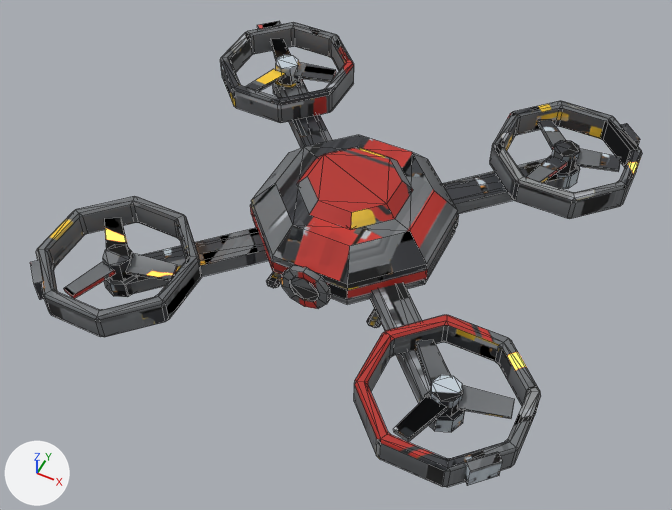
The FBX model Tools/ModelFactory/R4SixStyles1/models/06_R41ModularTech/FlyingDrone/FlyingDrone.fbx, before and after one commit.
The view is the same before and after, from a camera (50 mm lens) standing at (0.242, -0.52, 0.646) and looking at (-0.004, -0.028, 0.031). The axes (+X, +Y, +Z) are drawn at lower left. The lights are the same throughout. The first picture is the older version. Mesh edges are drawn as thin lines. Where no turn or scale is listed for an object, it has been applied to the vertices.

The first picture shows 'FlyingDrone_Body', 'FlyingDrone_Rotor_1', 'FlyingDrone_Rotor_2', 'FlyingDrone_Rotor_3', 'FlyingDrone_Rotor_4'.
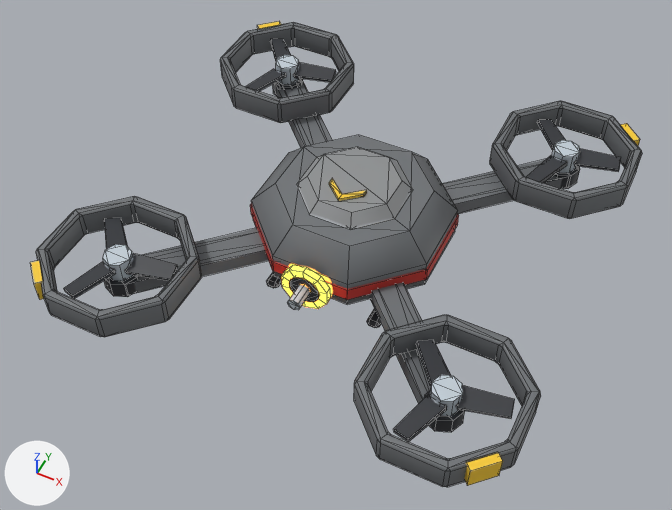
Diff of the bpy script that builds the scene:
```diff
--- a/Tools/ModelFactory/R4SixStyles1/models/06_R41ModularTech/FlyingDrone/FlyingDrone.fbx.py
+++ b/Tools/ModelFactory/R4SixStyles1/models/06_R41ModularTech/FlyingDrone/FlyingDrone.fbx.py
@@ me_flyingdrone_body @@
 # used by ob_flyingdrone_body; parent = ob_flyingdrone_root; location = (0.0, 0.0, 0.058)
-me_flyingdrone_body.from_pydata(...)  # 744 vertices, 908 faces; spans x -0.208..0.208, y -0.208..0.208, z -0.058..0.044
+me_flyingdrone_body.from_pydata(...)  # 772 vertices, 942 faces; spans x -0.208..0.208, y -0.208..0.208, z -0.058..0.047
+# me_flyingdrone_body part 5: a new loose piece, an 8-sided cylinder along y spanning x -0.006..0.006, y -0.112..-0.086, z -0.008..0.004, in mat_flyingdrone_06_r41modulartech
+# me_flyingdrone_body part 6: 12 vertices added at x -0.016..0.016, y -0.03..-0.01, z 0.043..0.047
+# me_flyingdrone_body part 7: 908 kept faces spanning x -0.208..0.208, y -0.208..0.208, z -0.058..0.044 get new texture (UV) coordinates
 me_flyingdrone_body.materials.append(mat_flyingdrone_06_r41modulartech)
@@ me_flyingdrone_rotor_1 @@
 me_flyingdrone_rotor_1.from_pydata(...)  # 40 vertices, 38 faces; spans x -0.0379..0.0495, y -0.0488..0.0415, z -0.012..0.008
 # used by ob_flyingdrone_rotor_1; location = (-0.145, -0.145, 0.07)
+# me_flyingdrone_rotor_1 part 1: texture (UV) coordinates of 38 of 38 faces, centred in x -0.0324..0.048, y -0.0465..0.0367, z -0.012..0.008, changed; they spanned u 0.02..0.99, v 0.0..0.99 and now span u 0.02..0.99, v 0.0..0.98
 me_flyingdrone_rotor_1.materials.append(mat_flyingdrone_06_r41modulartech)
@@ me_flyingdrone_rotor_2 @@
 me_flyingdrone_rotor_2.from_pydata(...)  # 40 vertices, 38 faces; spans x -0.0379..0.0495, y -0.0488..0.0415, z -0.012..0.008
 # used by ob_flyingdrone_rotor_2; location = (0.145, -0.145, 0.07)
+# me_flyingdrone_rotor_2 part 3: texture (UV) coordinates of 38 of 38 faces, centred in x -0.0324..0.048, y -0.0465..0.0367, z -0.012..0.008, changed; they spanned u 0.04..0.99, v 0.0..1.0 and now span u 0.0..0.99, v 0.0..1.0
 me_flyingdrone_rotor_2.materials.append(mat_flyingdrone_06_r41modulartech)
@@ me_flyingdrone_rotor_4 @@
 me_flyingdrone_rotor_4.from_pydata(...)  # 40 vertices, 38 faces; spans x -0.0379..0.0495, y -0.0488..0.0415, z -0.012..0.008
 # used by ob_flyingdrone_rotor_4; location = (0.145, 0.145, 0.07)
+# me_flyingdrone_rotor_4 part 2: texture (UV) coordinates of 38 of 38 faces, centred in x -0.0324..0.048, y -0.0465..0.0367, z -0.012..0.008, changed; they spanned u 0.0..0.98, v 0.24..0.99 and now span u 0.0..0.99, v 0.0..1.0
 me_flyingdrone_rotor_4.materials.append(mat_flyingdrone_06_r41modulartech)
@@ me_flyingdrone_rotor_3 @@
 me_flyingdrone_rotor_3.from_pydata(...)  # 40 vertices, 38 faces; spans x -0.0379..0.0495, y -0.0488..0.0415, z -0.012..0.008
 # used by ob_flyingdrone_rotor_3; location = (-0.145, 0.145, 0.07)
+# me_flyingdrone_rotor_3 part 4: texture (UV) coordinates of 38 of 38 faces, centred in x -0.0324..0.048, y -0.0465..0.0367, z -0.012..0.008, changed; they spanned u 0.0..0.98, v 0.04..1.0 and now span u 0.0..0.99, v 0.0..0.99
 me_flyingdrone_rotor_3.materials.append(mat_flyingdrone_06_r41modulartech)
```

Location of each change, (x1, y1, x2, y2) in pixels of the pictures (672 x 510 px):
part 1 of me_flyingdrone_rotor_1, surface changed
    both: (64, 218, 178, 299)
part 2 of me_flyingdrone_rotor_4, surface changed
    both: (526, 120, 621, 183)
part 3 of me_flyingdrone_rotor_2, surface changed
    both: (394, 340, 515, 442)
part 4 of me_flyingdrone_rotor_3, surface changed
    both: (246, 39, 336, 90)
part 5 of me_flyingdrone_body, added
    after: (287, 284, 311, 310)
part 6 of me_flyingdrone_body, added
    after: (329, 178, 367, 201)
part 7 of me_flyingdrone_body, surface changed
    both: (30, 21, 642, 487)
